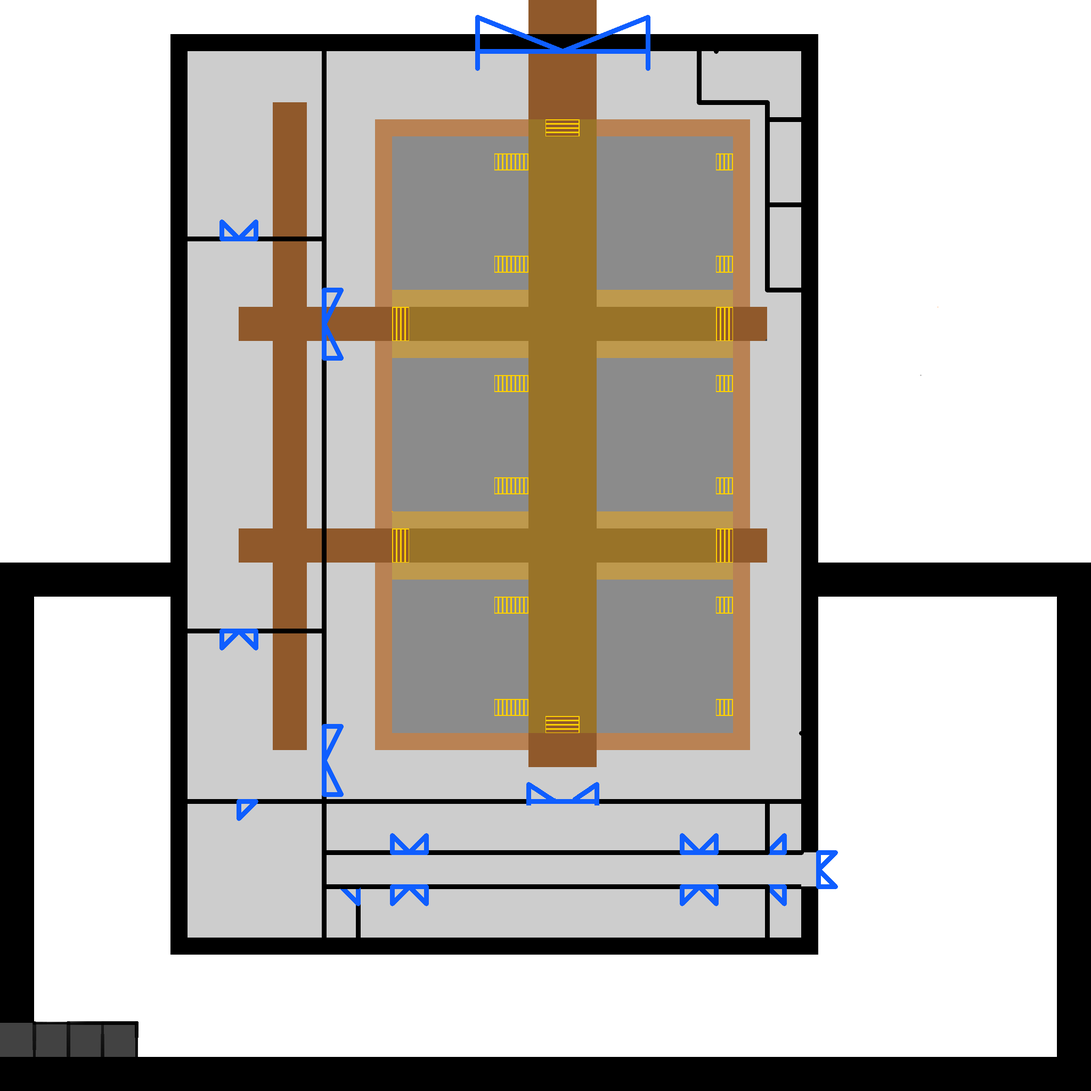
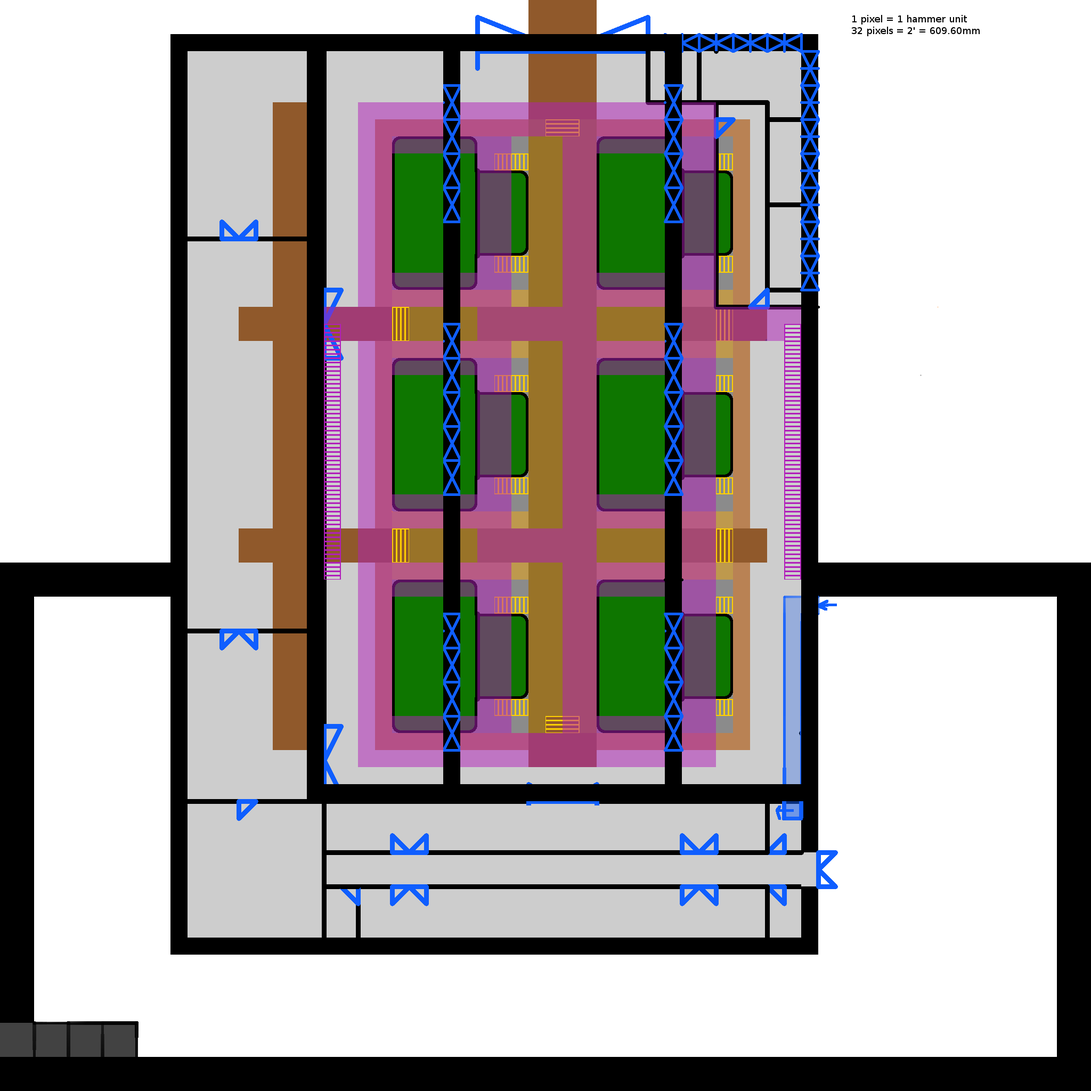
Layered file, before and after one edit (w=1091, h=1091). Changes by layer:
showed "1 pixel = 1 hammer unit ..." over [852,14,981,37]
showed "3rd Floor" over [443,34,684,802]
showed group "2nd Floor" (4 layers) over [306,14,981,821]
showed "Vent" over [775,595,838,821]
showed group "Generators" (6 layers) over [392,136,734,734]
